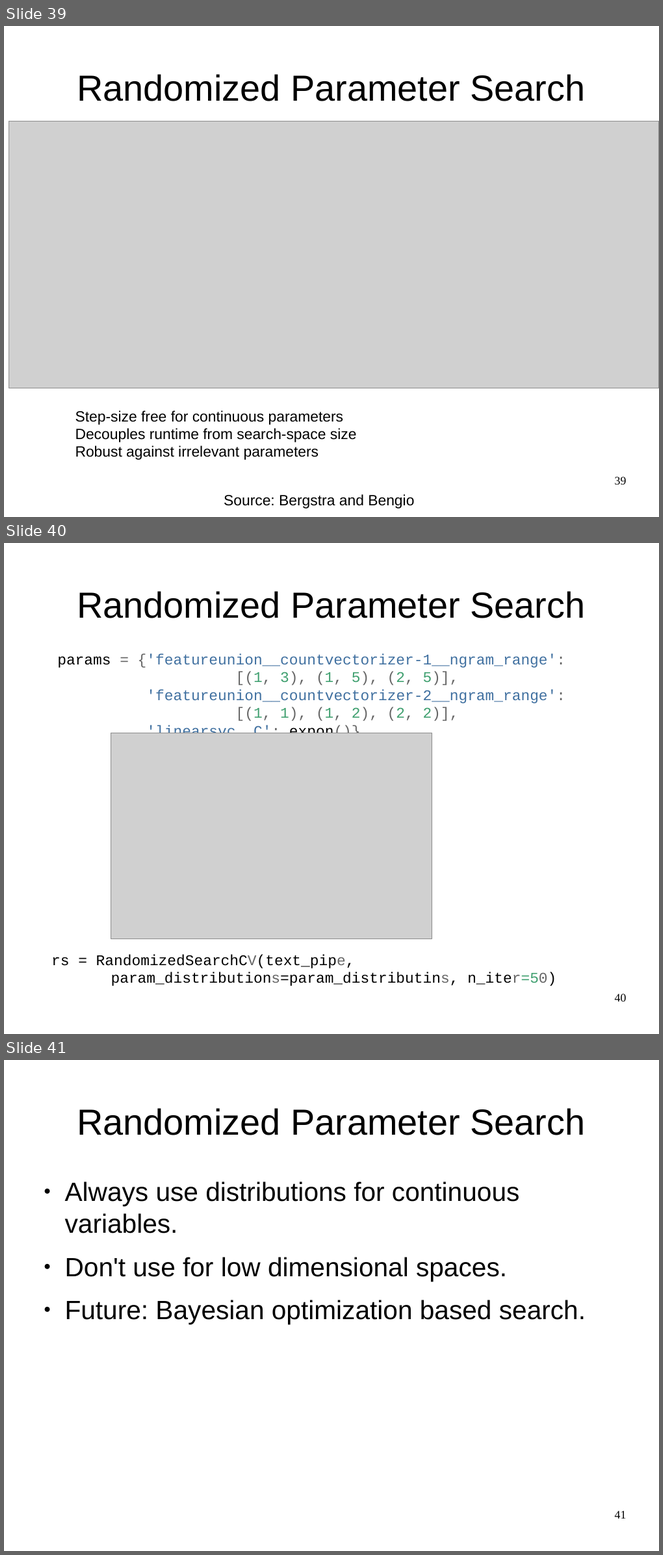
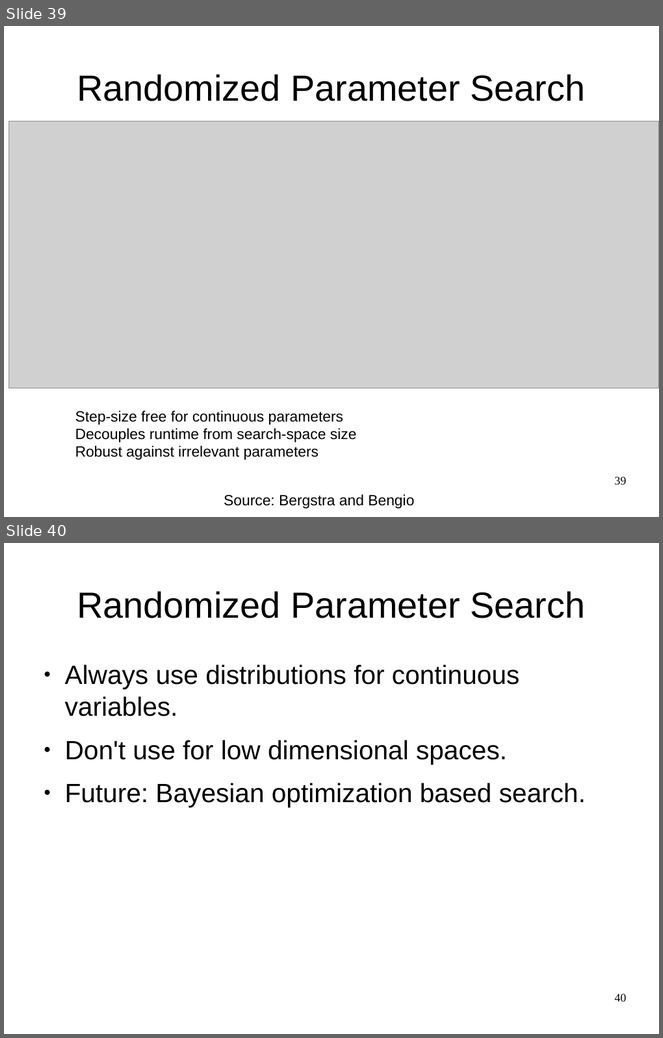
Before and after one commit to amueller/odscon-2015, a slide deck: machine-learning-with-scikit-learn-odscon.odp. Shown one above the other, each under a label of ours: slides 39, 40 and 41 before the commit, slides 39 and 40 after it. The pictures are 663x1555 and 663x1038 pixels, drawn with LibreOffice and Linux fonts; fonts in the diff are those of the drawing; grey boxes stand for pictures. Boxes give left, top, right and bottom in pixels: in the first picture for what was removed or moved away, otherwise in the second. Text is boxed around its words. In the diff, an @@ line names an element or a change of style, - is before the commit and + after.

```diff
--- a/machine-learning-with-scikit-learn-odscon.odp
+++ b/machine-learning-with-scikit-learn-odscon.odp
@@ slide 40 removed at (4,543,659,1034), background #FFFFFF @@
@@ title removed at (77,591,585,618) @@
-Randomized Parameter Search
@@ text removed at (57,653,566,733) @@
-params = {'featureunion__countvectorizer-1__ngram_range':
-[(1, 3), (1, 5), (2, 5)],
-'featureunion__countvectorizer-2__ngram_range':
-[(1, 1), (1, 2), (2, 2)],
-'linearsvc__C': expon()}
@@ picture removed at (111,733,432,939) @@
@@ text removed at (51,954,556,986) @@
-rs = RandomizedSearchCV(text_pipe,
-param_distributions=param_distributins, n_iter=50)
@@ page number removed at (615,994,627,1002) @@
-40
@@ what was slide 41 is now slide 40 @@
@@ page number at (615,994,627,1002): text changed @@
-41
+40
```
Also in this commit, not shown: 1 slide changed, 1 other slide removed, 1 other file.
